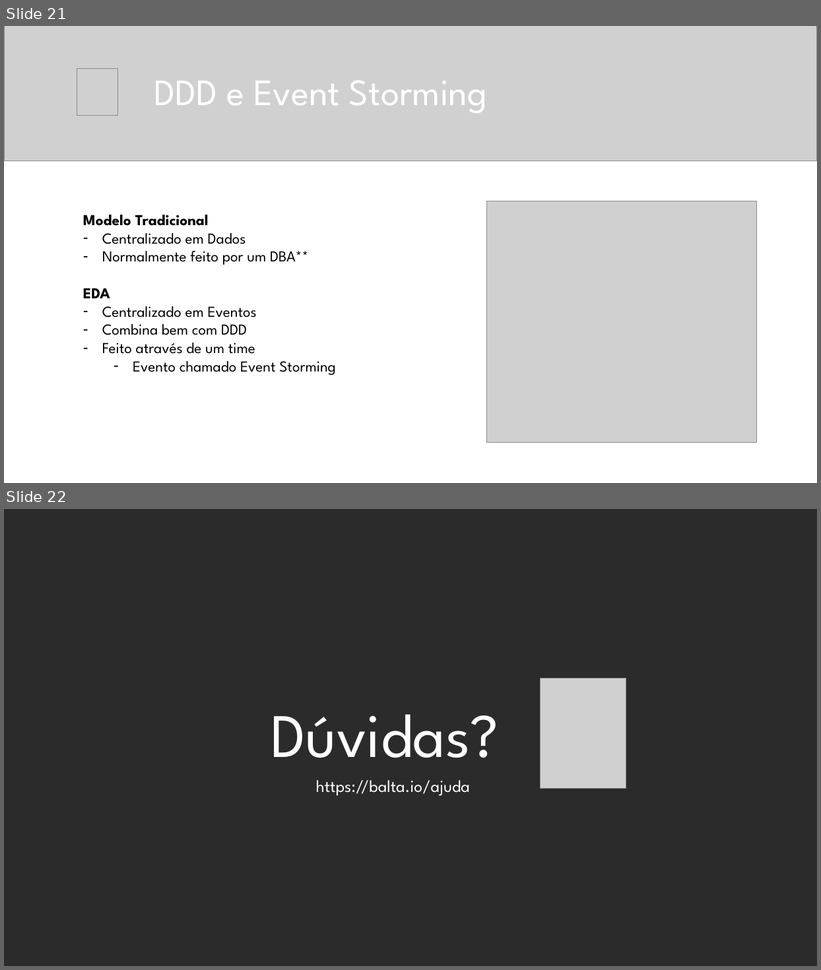
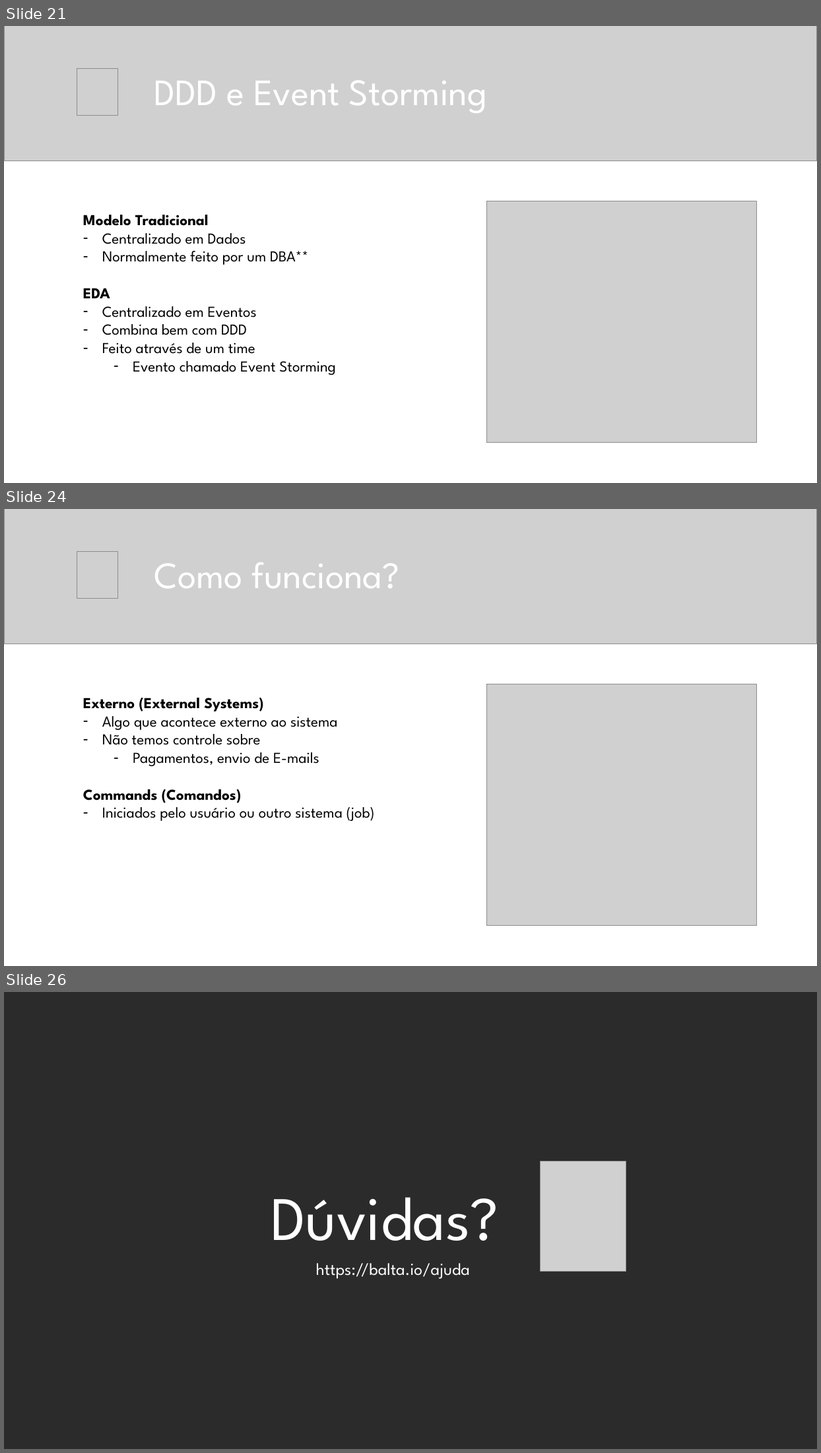
Before and after one commit to balta-io/2810, a slide deck: 2021-08-25_event-driven-architecture.pptx. Shown one above the other, each under a label of ours: slides 21 and 22 before the commit, slides 21, 24 and 26 after it; the slides between them are not shown. The pictures are 821x970 and 821x1453 pixels, drawn with LibreOffice and Linux fonts; fonts in the diff are those of the drawing; grey boxes stand for pictures; background and template pictures are left out; a plain dark background stands for a picture behind light text. Boxes give left, top, right and bottom in pixels: in the first picture for what was removed or moved away, otherwise in the second. Text is boxed around its words. In the diff, an @@ line names an element or a change of style, - is before the commit and + after.

```diff
--- a/2021-08-25_event-driven-architecture.pptx
+++ b/2021-08-25_event-driven-architecture.pptx
@@ slide 24 added at box(4, 509, 817, 966), background #FFFFFF @@
@@ picture added at box(4, 509, 817, 644) @@
@@ picture added at box(77, 552, 118, 599) @@
@@ title added at box(154, 562, 400, 588), 44 pt, text #FFFFFF @@
+Como funciona?
@@ picture added at box(486, 685, 757, 925) @@
@@ text added at box(83, 698, 375, 821), 18 pt, text #000000 @@
+Externo (External Systems)
+– Algo que acontece externo ao sistema
+– Não temos controle sobre
+  – Pagamentos, envio de E-mails
+Commands (Comandos)
+– Iniciados pelo usuário ou outro sistema (job)
@@ what was slide 22 is now slide 26 @@
```
Also in this commit, not shown: 3 other slides added.
